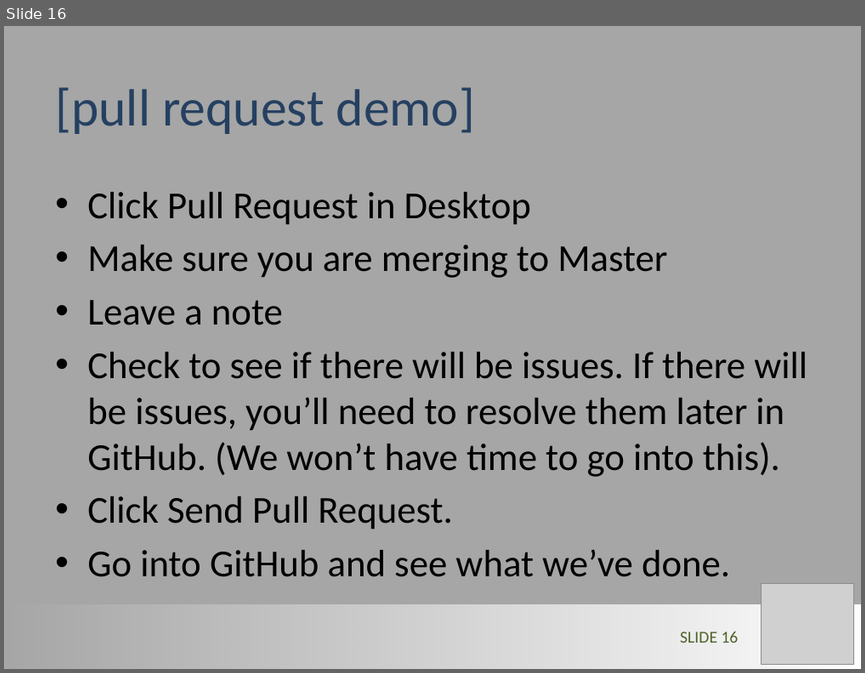
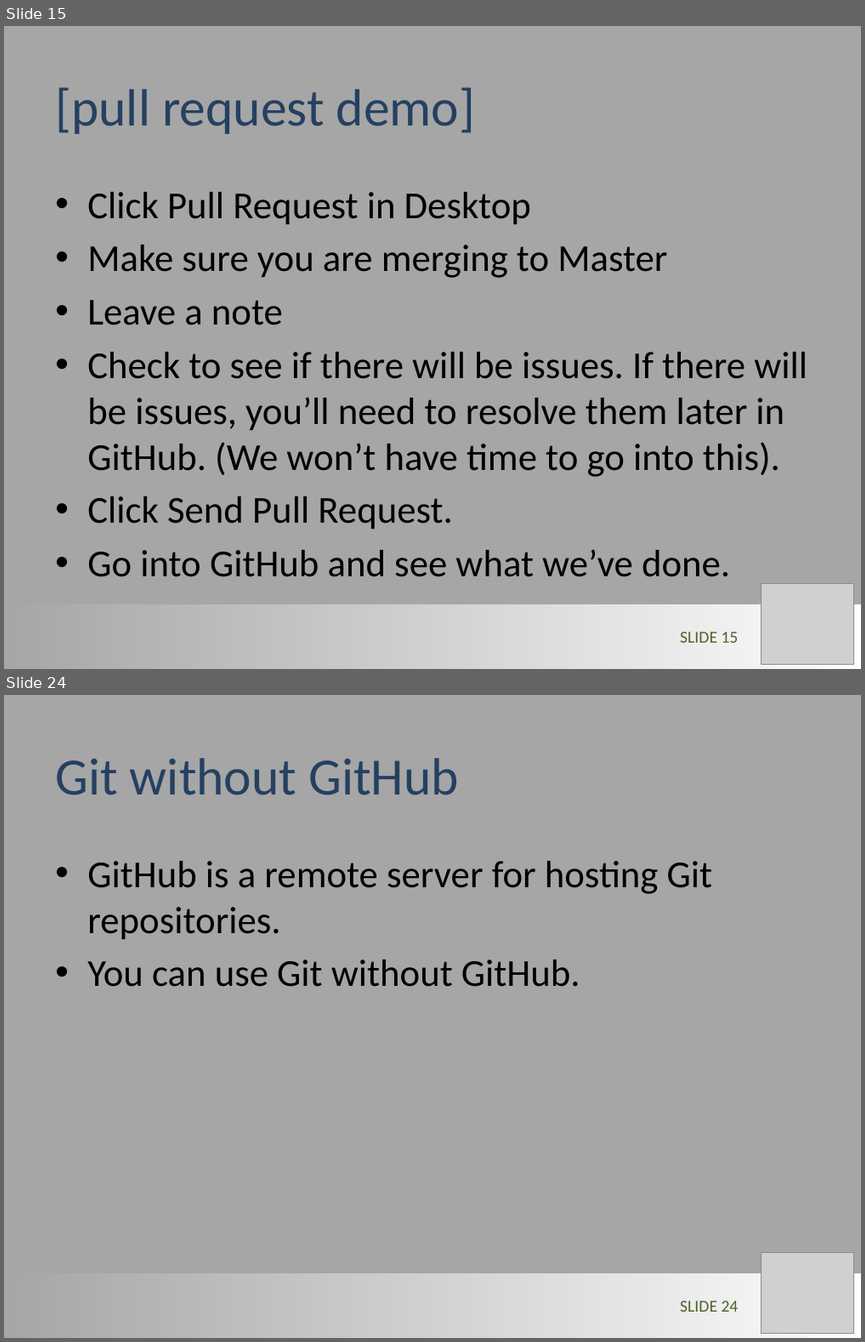
Before and after one commit to LimnoTech/Forum-GitHub, a slide deck: GitHub_Steve.pptx. Shown one above the other, each under a label of ours: slide 16 before the commit, slides 15 and 24 after it; the slides between them are not shown. The pictures are 865x673 and 865x1342 pixels, drawn with LibreOffice and Linux fonts; fonts in the diff are those of the drawing; grey boxes stand for pictures. Boxes give left, top, right and bottom in pixels: in the first picture for what was removed or moved away, otherwise in the second. Text is boxed around its words. In the diff, an @@ line names an element or a change of style, - is before the commit and + after.

```diff
--- a/GitHub_Steve.pptx
+++ b/GitHub_Steve.pptx
@@ slide 24 added at <box>4,695,861,1338</box>, background #A6A6A6 @@
@@ title added at <box>55,758,459,795</box>, 44 pt, text #254061 @@
+Git without GitHub
@@ text added at <box>87,861,712,987</box>, 32 pt, text #000000 @@
+• GitHub is a remote server for hosting Git repositories.
+• You can use Git without GitHub.
@@ picture added at <box>760,1252,853,1333</box> @@
@@ rectangle added at <box>4,1273,861,1338</box>, fill gradient #FFFFFF @@
@@ page number added at <box>680,1300,738,1311</box>, 14 pt, text #4F6228 @@
+SLIDE 24
@@ what was slide 16 is now slide 15 @@
@@ page number at <box>680,631,738,642</box>: text changed @@
-SLIDE 16
+SLIDE 15
```
Also in this commit, not shown: 3 slides changed, 9 other slides added, 1 slide removed.
